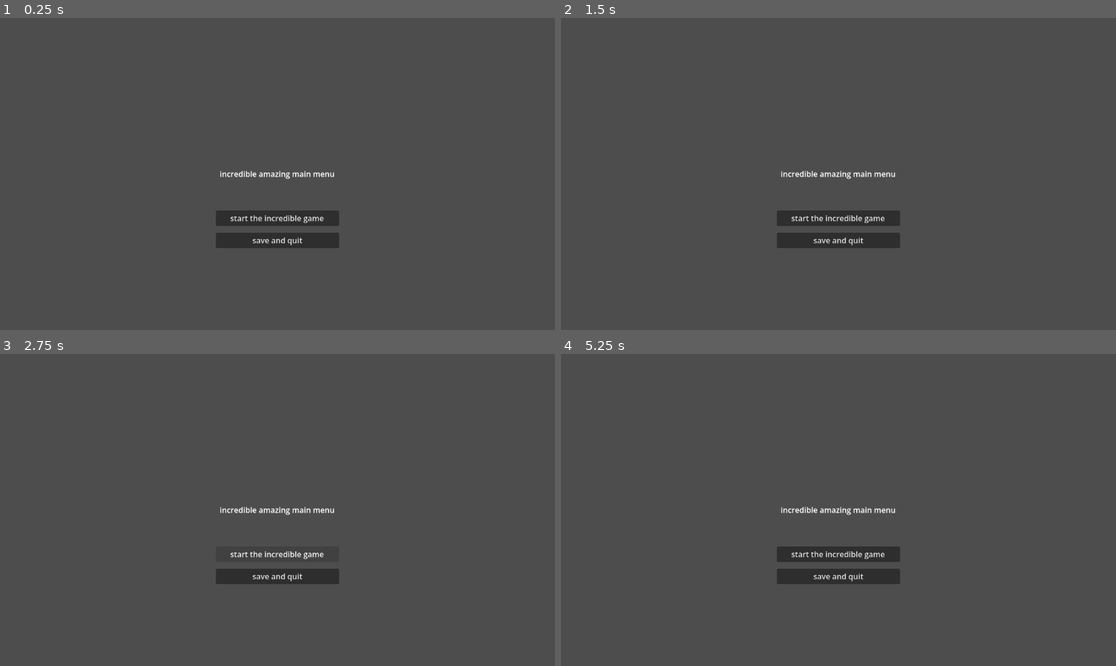
Above: before the commit, frames 1-4 (two rows, left to right).
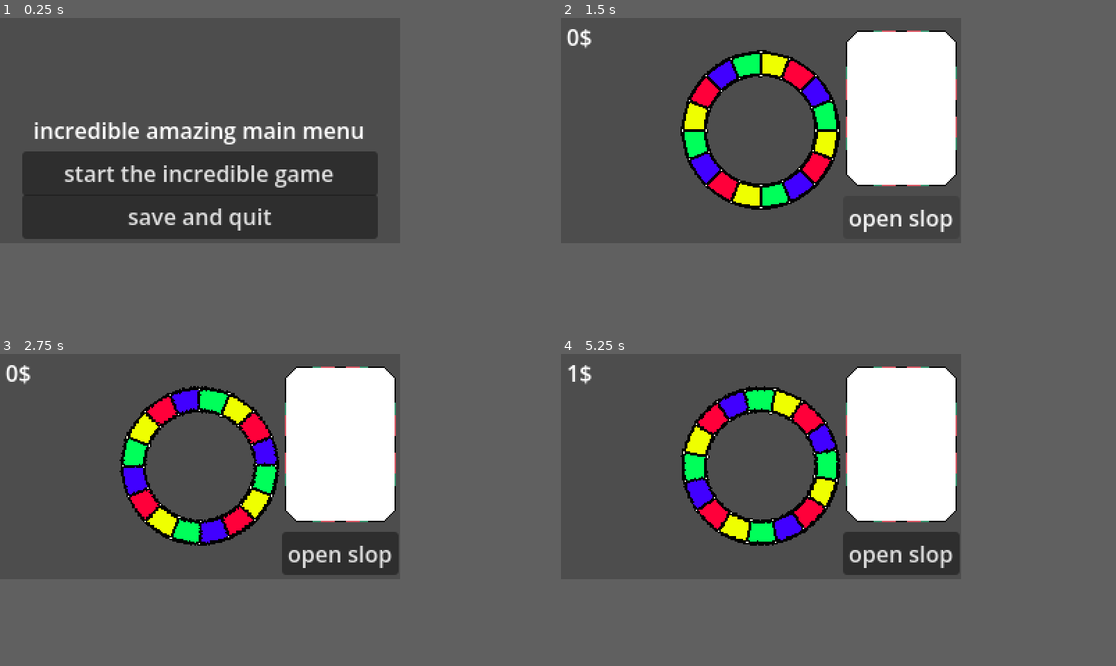
Above: after the commit, the same moments.

Repository: InkNat/juniperdevgamejam2026
Game: Godot game, scene res://Scenes/main.tscn
Same seed, same stepped clock (60 frames per second), same inputs: the game is played once before the commit and once after it.
Inputs (mouse positions are in pixels of both pictures, inside the frame that each line leads up to):
- Up to frame 1 (0.25 s): no input
- Up to frame 2 (1.5 s): click "start the incredible game" at 0.5 s; click (1032, 295) at 1.25 s, where only the run after the commit has a clickable "open slop"
- Up to frame 3 (2.75 s): click (277, 553) at 2 s, where only the run before the commit has a clickable "start the incredible game"
- Up to frame 4 (5.25 s): click (1032, 631) at 2.75 s, where only the run after the commit has a clickable "open slop"; click (838, 553) at 3.5 s, where only the run before the commit has a clickable "start the incredible game"; click (1032, 631) at 4.25 s, where only the run after the commit has a clickable "open slop"; tap Enter at 5 s; move the mouse to (960, 494) at 5.02 s; press the mouse at (960, 494) at 5.03 s
In our replay, the window is 799x449 before the commit and 576x324 after it. These sizes can differ from the game's own. Grey fills any space a smaller window leaves; there, only what the larger window draws over its background counts as a difference.

The runs differ from the first frame. In frame 1, 18% of the frame differs, in the area x 4-69%, y 33-74%; in frame 2, 18%; in frame 3, 19%; in frame 4, 20%, in the area x 1-72%, y 3-74%.
Error before the commit: Invalid access to property or key 'start_game' on a base object of type 'Nil'. (res://Scenes/main_menu.gd:8)

Commit message:
added more content

Diff:
--- /dev/null
+++ b/Scenes/game.gd
@@ -0,0 +1,12 @@
+extends Node2D
+
+var cash_money: int = 0
+
+# Called when the node enters the scene tree for the first time.
+func _ready():
+	pass # Replace with function body.
+
+
+# Called every frame. 'delta' is the elapsed time since the previous frame.
+func _process(delta):
+	$Label.text = str(cash_money) + "$"
--- /dev/null
+++ b/Scenes/game.tscn
@@ -0,0 +1,45 @@
+[gd_scene format=3 uid="uid://ci8e3htfxl1na"]
+
+[ext_resource type="Script" uid="uid://dvbse4yxt4b38" path="res://Scenes/game.gd" id="1_wrm1d"]
+[ext_resource type="Script" uid="uid://du3o3rr0v3r4g" path="res://Scenes/wheel.gd" id="2_qxrlw"]
+[ext_resource type="Texture2D" uid="uid://vcheqlgovegf" path="res://Sprites/wheel holder.png" id="2_wrm1d"]
+[ext_resource type="Texture2D" uid="uid://chmfnrxabrv8a" path="res://Sprites/nprtest.png" id="4_3dryh"]
+
+[sub_resource type="Curve" id="Curve_qxrlw"]
+_data = [Vector2(0, 0), 0.0, 0.18220465, 0, 0, Vector2(1, 0.9662922), 1.8597438, 0.0, 0, 0]
+point_count = 2
+
+[node name="Game" type="Node2D" unique_id=547770425]
+texture_filter = 1
+script = ExtResource("1_wrm1d")
+
+[node name="Camera2D" type="Camera2D" parent="." unique_id=840636453]
+
+[node name="Wheel" type="Sprite2D" parent="." unique_id=1577219210]
+texture = ExtResource("2_wrm1d")
+script = ExtResource("2_qxrlw")
+curve = SubResource("Curve_qxrlw")
+
+[node name="Label" type="Label" parent="." unique_id=942007113]
+offset_left = -140.0
+offset_top = -79.0
+offset_right = -100.0
+offset_bottom = -56.0
+
+[node name="Button" type="Button" parent="." unique_id=468712533]
+offset_left = 59.0
+offset_top = 47.0
+offset_right = 143.0
+offset_bottom = 78.0
+text = "open slop"
+
+[node name="NinePatchRect" type="NinePatchRect" parent="." unique_id=1438803427]
+offset_left = 61.0
+offset_top = -72.0
+offset_right = 141.0
+offset_bottom = 40.0
+texture = ExtResource("4_3dryh")
+patch_margin_left = 8
+patch_margin_top = 8
+patch_margin_right = 8
+patch_margin_bottom = 8
--- a/Scenes/main.tscn
+++ b/Scenes/main.tscn
@@ -2,11 +2,12 @@
 
 [ext_resource type="Script" uid="uid://bb4ipuv181moq" path="res://Scripts/main.gd" id="1_bo1nx"]
 [ext_resource type="PackedScene" uid="uid://b6a3douagmd23" path="res://Scenes/main_menu.tscn" id="2_8gbba"]
+[ext_resource type="PackedScene" uid="uid://ci8e3htfxl1na" path="res://Scenes/game.tscn" id="3_8gbba"]
 
 [node name="Main" type="Node" unique_id=1374424201]
 script = ExtResource("1_bo1nx")
 scenes = Dictionary[String, PackedScene]({
+"game": ExtResource("3_8gbba"),
 "main_menu": ExtResource("2_8gbba")
 })
-
-[node name="MainMenu" parent="." unique_id=197997598 instance=ExtResource("2_8gbba")]
+default_scene = "main_menu"
--- a/Scenes/main_menu.tscn
+++ b/Scenes/main_menu.tscn
@@ -32,9 +32,9 @@
 anchor_right = 0.5
 anchor_bottom = 0.5
 offset_left = -128.0
-offset_top = 76.0
+offset_top = 15.0
 offset_right = 128.0
-offset_bottom = 108.0
+offset_bottom = 47.0
 grow_horizontal = 2
 grow_vertical = 2
 text = "start the incredible game"
@@ -47,9 +47,9 @@
 anchor_right = 0.5
 anchor_bottom = 0.5
 offset_left = -128.0
-offset_top = 122.16
+offset_top = 46.0
 offset_right = 128.0
-offset_bottom = 154.16
+offset_bottom = 78.0
 grow_horizontal = 2
 grow_vertical = 2
 text = "save and quit"
--- /dev/null
+++ b/Scenes/segmentedwheel.gdshader
@@ -0,0 +1,26 @@
+shader_type canvas_item;
+uniform vec4 fillColor1 : source_color = vec4(0);
+uniform vec4 fillColor2 : source_color = vec4(0);
+uniform vec4 separatorColor : source_color = vec4(0);
+uniform float fillness = 0.0f;
+uniform int separatorCount = 4;
+uniform float separatorLength = 0.02f;
+uniform float minLength = 0.45f;
+uniform float maxLength = 0.5f;
+void fragment() {
+	float segmentLength = 1.0f/float(separatorCount);
+	float angle = (atan(UV.x - 0.5f, UV.y - 0.5f)/(PI*2.0f)) +0.5f;
+	COLOR.a = 0.0;
+
+
+	float uvLength = length(UV-vec2(0.5f,0.5f));
+	if (uvLength > minLength && uvLength < maxLength) {
+		if (angle > 0.0f && angle < fillness) {
+			COLOR = fillColor2;
+			if (ceil(angle/segmentLength)*segmentLength <= fillness)
+				COLOR = fillColor1;
+		}
+		if (mod(angle+(separatorLength/2.0f),segmentLength) < separatorLength)
+			COLOR = separatorColor;
+	}
+}
--- /dev/null
+++ b/Scenes/wheel.gd
@@ -0,0 +1,29 @@
+extends Sprite2D
+
+@export var curve: Curve
+
+var current_spin_time: float = 0
+var max_spin_time: float = 1
+var segments = 16
+
+# Called every frame. 'delta' is the elapsed time since the previous frame.
+func _process(delta):
+	if current_spin_time < 0: return
+	rotation += curve.sample(current_spin_time/max_spin_time)
+	if (rotation > PI*2): rotation-=PI*2
+	if current_spin_time > 0:
+		current_spin_time -= delta
+		if current_spin_time <= 0: land()
+
+
+func land():
+	var result = floor((rotation_degrees/360) * segments)
+	get_parent().cash_money += result
+
+func spin(spin_time: float):
+	current_spin_time += spin_time
+	max_spin_time = current_spin_time
+
+func _unhandled_input(event):
+	if event.is_action_pressed("Click"):
+		spin(0.3)
--- /dev/null
+++ b/Scripts/dragable.gd
@@ -0,0 +1,45 @@
+extends Sprite2D
+
+var dragging: bool = false
+var dragging_offset: Vector2
+var attachement: Vector2 = position
+
+func _ready():
+	pass
+func _process(delta):
+	if dragging: while_dragging()
+	else:
+		position = position.lerp(attachement, delta*10)
+
+
+func start_dragging(_offset: Vector2):
+	print("draggin")
+	dragging = true
+	dragging_offset = _offset
+func stop_dragging():
+	dragging = false
+	for other_area: Area2D in $AttachDetector.get_overlapping_areas():
+		var oa_parent = other_area.get_parent()
+		if not oa_parent: continue
+		attachement = oa_parent.position
+
+func while_dragging():
+	var mouse_pos = get_global_mouse_position()
+	position = mouse_pos+dragging_offset
+
+
+func _unhandled_input(event):
+	if event.is_action_released("Click"):
+		if dragging:
+			stop_dragging()
+		return
+	elif event.is_action_pressed("Click"):
+		var space = get_world_2d().direct_space_state
+		var mouse_pos = get_global_mouse_position()
+
+		var parameters = PhysicsPointQueryParameters2D.new();
+		parameters.position = mouse_pos;
+		parameters.collide_with_areas = true
+
+		if space.intersect_point(parameters, 1):
+			start_dragging(position-mouse_pos)
--- a/Scripts/main.gd
+++ b/Scripts/main.gd
@@ -5,16 +5,15 @@
 
 @export var scenes: Dictionary[String, PackedScene]
 @export var persistent_data: Dictionary[String, Variant]
+@export var default_scene: String
 
 var current_scene: Node
 
 const SAVE_FILE_PATH = "user://savegame.save"
 
 func _ready():
-	if not instance == null:
-		queue_free()
-		return
 	instance = self
+	switch_scene(default_scene)
 	load_persistent_data()
 
 func start_game():
--- a/project.godot
+++ b/project.godot
@@ -15,9 +15,24 @@
 config/features=PackedStringArray("4.6", "Forward Plus")
 config/icon="res://Sprites/icon.svg"
 
+[display]
+
+window/size/viewport_width=288
+window/size/viewport_height=162
+window/size/mode=2
+window/stretch/mode="viewport"
+
 [dotnet]
 
 project/assembly_name="juniperdevgamejam2026"
+
+[input]
+
+Click={
+"deadzone": 0.2,
+"events": [Object(InputEventMouseButton,"resource_local_to_scene":false,"resource_name":"","device":-1,"window_id":0,"alt_pressed":false,"shift_pressed":false,"ctrl_pressed":false,"meta_pressed":false,"button_mask":1,"position":Vector2(377, 18),"global_position":Vector2(386, 66),"factor":1.0,"button_index":1,"canceled":false,"pressed":true,"double_click":false,"script":null)
+]
+}
 
 [physics]
 
Not shown, added: Scenes/game.gd.uid
Not shown, added: Scenes/segmentedwheel.gdshader.uid
Not shown, added: Scenes/wheel.gd.uid
Not shown, added: Scripts/dragable.gd.uid
Binary file added: Sprites/Sprite-0003.png
Not shown, added: Sprites/Sprite-0003.png.import
Binary file added: Sprites/debug_item.png
Not shown, added: Sprites/debug_item.png.import
Binary file added: Sprites/nprtest.png
Not shown, added: Sprites/nprtest.png.import
Binary file added: Sprites/slot.png
Not shown, added: Sprites/slot.png.import
(and 6 more such lines)
